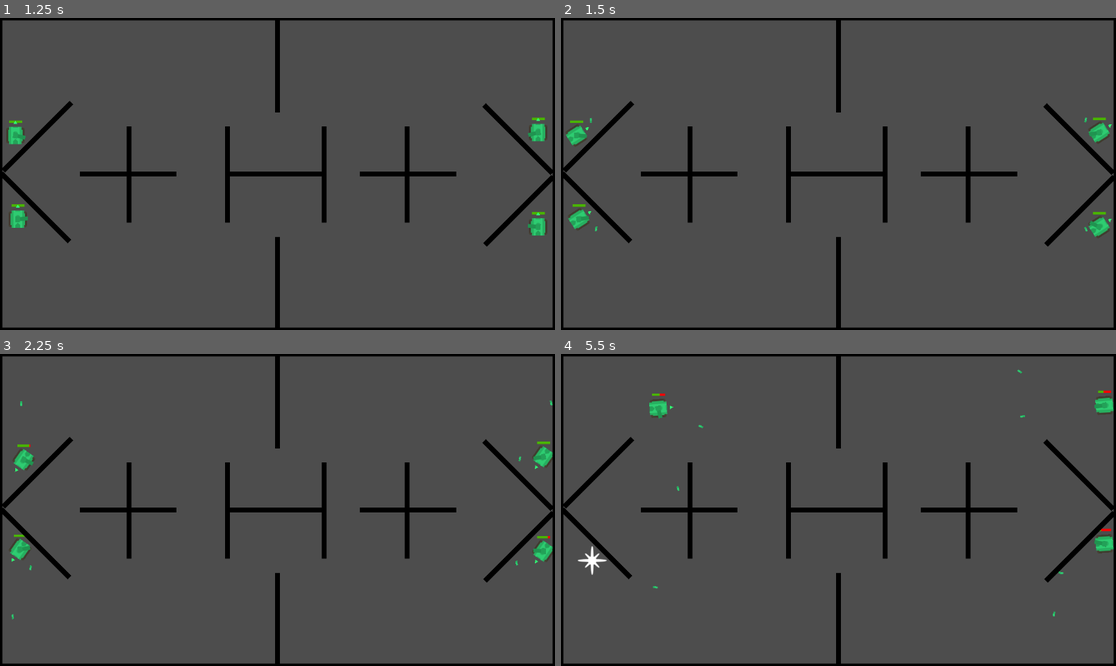
Above: before the commit, frames 1-4 (two rows, left to right).
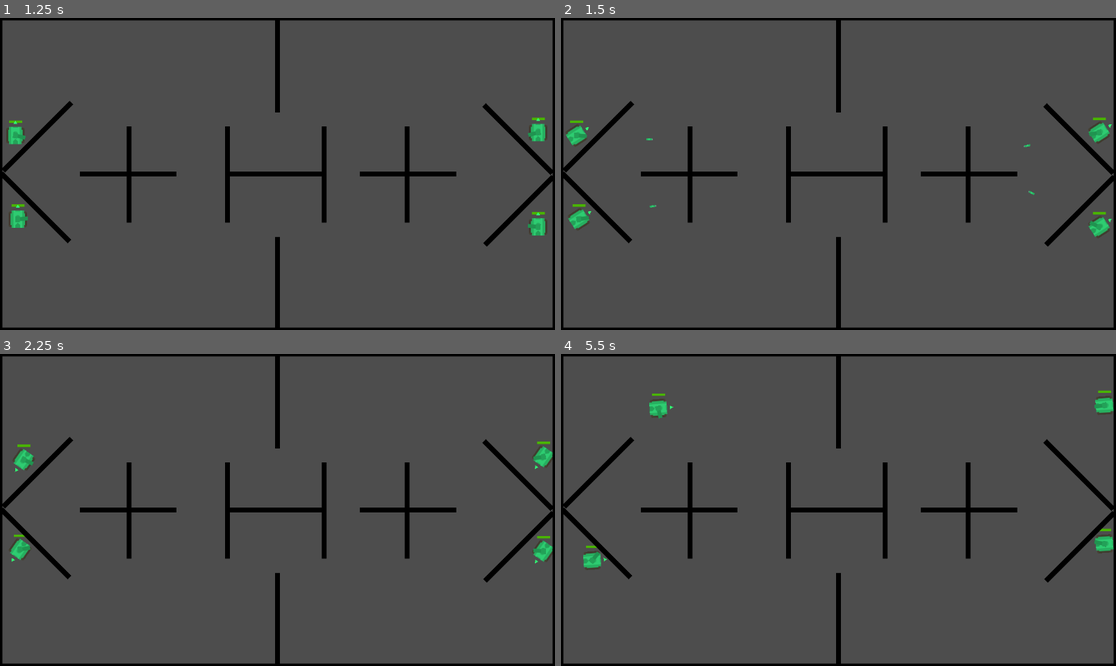
Above: after the commit, the same moments.

Repository: Koala118th/Tank-AWS
Game: Godot game, scene res://Interfaces/Main Menu/main_menu.tscn
The game is run twice, just before and just after one commit, with the same random seed, the same clock (stepped at 60 frames per second) and the same inputs.
Inputs (mouse positions are in pixels of both pictures, inside the frame that each line leads up to):
- Up to frame 1 (1.25 s): click "Get Started" at 0.5 s
- Up to frame 2 (1.5 s): tap Enter at 1.25 s; move the mouse to (960, 158) at 1.27 s; hold D (turn_right) from 1.28 s (still down); click (960, 158) at 1.35 s
- Up to frame 3 (2.25 s): move the mouse to (166, 525) at 2.02 s; release D (turn_right) at 2.03 s; hold S (move_backward) from 2.03 s (still down); click (166, 525) at 2.1 s
- Up to frame 4 (5.5 s): move the mouse to (894, 441) at 2.77 s; release S (move_backward) at 2.78 s; hold D (turn_right) 2.78-3.53 s; click (894, 441) at 2.85 s; move the mouse to (810, 572) at 3.52 s; hold W (move_forward) 3.53-4.28 s; click (810, 572) at 3.6 s; move the mouse to (1005, 556) at 4.27 s; hold A (turn_left) from 4.28 s (still down); click (1005, 556) at 4.35 s; move the mouse to (672, 463) at 5.02 s; click (672, 463) at 5.1 s

Frame 1 is identical in both runs. In frame 2, less than 0.1% of the frame differs, in the area x 5-95%, y 31-69%; in frame 3, less than 0.1%; in frame 4, 0.3%, in the area x 3-100%, y 4-85%.

Commit message:
add shoot cooldown, add sniper type

Diff:
--- a/Entities/Tank/tank.gd
+++ b/Entities/Tank/tank.gd
@@ -3,6 +3,7 @@
 
 const MAX_HEALTH: int = 100
 @export var bullet_scene: PackedScene =preload("res://Objects/projectile/bullet/bullet.tscn")
+@export var sniper_scene: PackedScene =preload("res://Objects/projectile/sniper/sniper.tscn")
 @export var explosion_scene: PackedScene =preload("res://Entities/Explosion/explosion.tscn")
 
 @export var speed: float = 150.0
@@ -23,6 +24,7 @@
 
 @onready var body: Node2D =$Body
 @onready var health_bar: ProgressBar = $ProgressBar
+@onready var fire_timer: Timer = $FireTimer
 
 
 func _process(delta):
@@ -37,31 +39,30 @@
 	velocity = Vector2.UP.rotated(body.rotation) * forward * speed
 
 	if Input.is_action_just_pressed("shoot") == true:
-		shoot()
+		shoot(sniper_scene)
 
 	move_and_slide()
 
 
-func shoot():
-	print("shot")
-	var bullet: Bullet = bullet_scene.instantiate()
+func shoot(projectile_scene: PackedScene):
+	if not fire_timer.is_stopped():
+		return
+	var projectile = projectile_scene.instantiate()
 	var mouse_pos = get_global_mouse_position()
 	var bullet_dir = (mouse_pos - global_position).normalized()
 
-	bullet.global_position = global_position + bullet_dir * 25
+	projectile.global_position = global_position + bullet_dir * 25
 
 	var dir = mouse_pos
-	print(dir)
-	bullet.set_direction(dir)
+	projectile.set_direction(dir)
 
-	get_parent().add_child(bullet)
+	get_parent().add_child(projectile)
+
+	fire_timer.start(projectile.fire_cooldown)
 
 
 func get_hit(damage: float):
-	print(health)
-	print("got hit")
 	health -= damage
-	print(health)
 
 
 func die():
--- a/Entities/Tank/tank.tscn
+++ b/Entities/Tank/tank.tscn
@@ -60,3 +60,6 @@
 [node name="HealthBar" type="Node2D" parent="." unique_id=101778963]
 position = Vector2(14, -31.5)
 rotation = 1.5707964
+
+[node name="FireTimer" type="Timer" parent="." unique_id=1649452440]
+one_shot = true
--- a/Objects/projectile/bullet/bullet.gd
+++ b/Objects/projectile/bullet/bullet.gd
@@ -1,5 +1,2 @@
 extends Projectile
 class_name  Bullet
-
-
-# Called when the node enters the scene tree for the first time.
--- a/Objects/projectile/bullet/bullet.tscn
+++ b/Objects/projectile/bullet/bullet.tscn
@@ -13,7 +13,8 @@
 [node name="Bullet" unique_id=746364472 instance=ExtResource("1_tv54y")]
 script = ExtResource("2_0g0mr")
 speed = 400.0
-damage = 20.0
+damage = 10.0
+fire_cooldown = 0.5
 
 [node name="Sprite2D" parent="." index="0" unique_id=1784469120]
 texture = ExtResource("3_fmpon")
--- a/Objects/projectile/projectile.gd
+++ b/Objects/projectile/projectile.gd
@@ -8,6 +8,7 @@
 
 @export var speed: float
 @export var damage: float
+@export var fire_cooldown: float
 
 
 func set_direction(dir: Vector2):
--- /dev/null
+++ b/Objects/projectile/sniper/sniper.gd
@@ -0,0 +1,19 @@
+extends Projectile
+class_name Sniper
+
+
+var wall_hits :float= 0
+var max_skips :float= 4.4
+
+
+func _physics_process(delta):
+	var motion = velocity * delta
+
+	var collision = move_and_collide(motion)
+	if collision:
+		if wall_hits <= max_skips:
+			print(wall_hits)
+			wall_hits += 1.1
+			global_position += collision.get_remainder() # manual move
+		else:
+			queue_free()
--- /dev/null
+++ b/Objects/projectile/sniper/sniper.tscn
@@ -0,0 +1,26 @@
+[gd_scene format=3 uid="uid://dmtrptepjj2u7"]
+
+[ext_resource type="PackedScene" uid="uid://dt6g3kf66otjm" path="res://Objects/projectile/projectile.tscn" id="1_ku0u4"]
+[ext_resource type="Script" uid="uid://briogot7ucj7q" path="res://Objects/projectile/sniper/sniper.gd" id="2_rmuuh"]
+[ext_resource type="Texture2D" uid="uid://662uu2nwwk4s" path="res://Assets/PNG/bulletGreen3.png" id="3_njdyj"]
+
+[sub_resource type="RectangleShape2D" id="RectangleShape2D_wpp2a"]
+size = Vector2(4, 14)
+
+[sub_resource type="RectangleShape2D" id="RectangleShape2D_et4m5"]
+size = Vector2(4, 14)
+
+[node name="Sniper" unique_id=2093711468 instance=ExtResource("1_ku0u4")]
+script = ExtResource("2_rmuuh")
+speed = 1100.0
+damage = 30.0
+fire_cooldown = 2.0
+
+[node name="Sprite2D" parent="." index="0" unique_id=1784469120]
+texture = ExtResource("3_njdyj")
+
+[node name="CollisionShape2D" parent="EnemyDetectionArea" parent_id_path=PackedInt32Array(1894152565) index="0" unique_id=1678753695]
+shape = SubResource("RectangleShape2D_wpp2a")
+
+[node name="CollisionShape2D" parent="." index="3" unique_id=346569427]
+shape = SubResource("RectangleShape2D_et4m5")
Not shown, added: Objects/projectile/sniper/sniper.gd.uid
